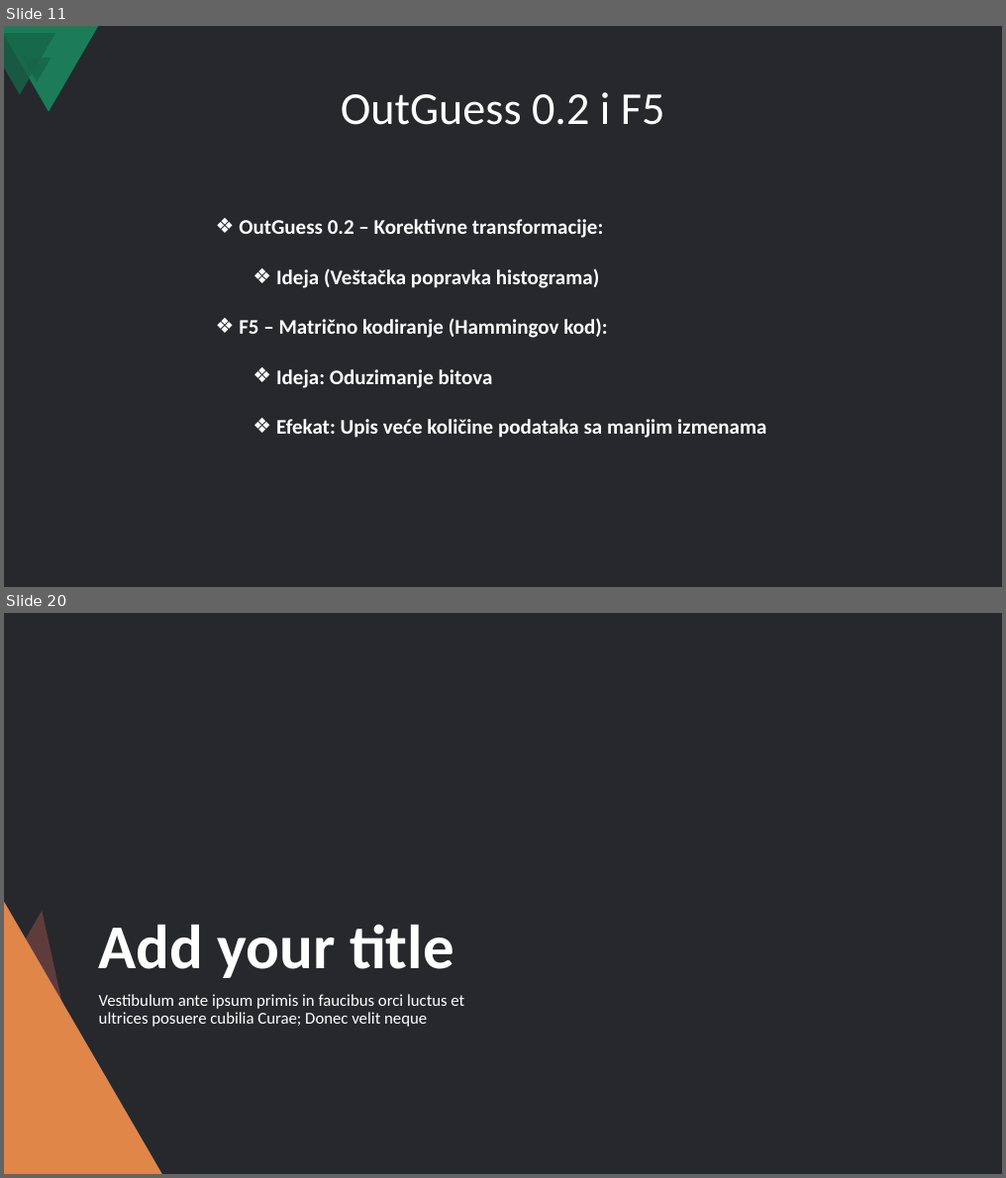
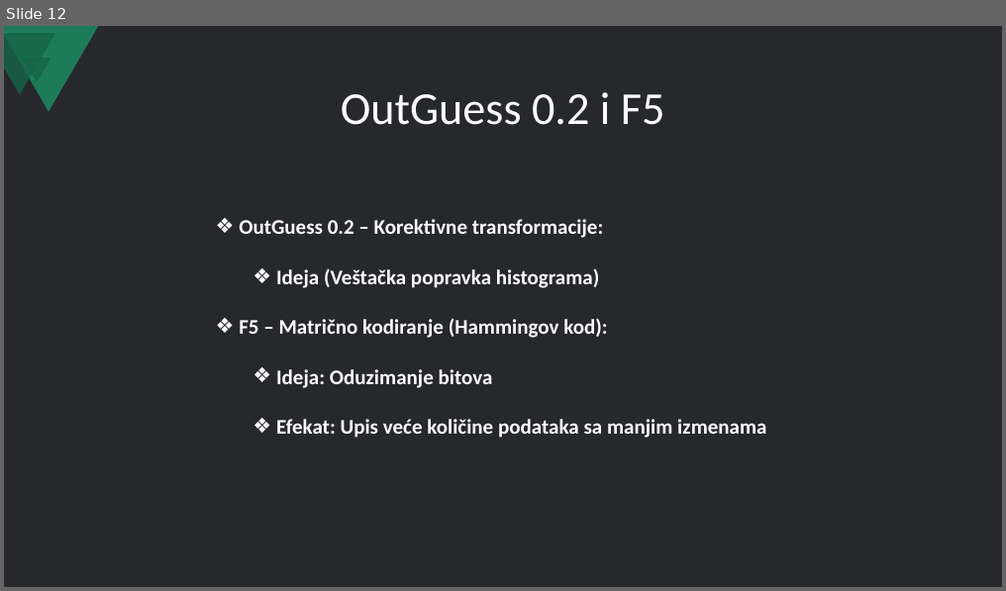
Before and after one commit to nikolasa004/Cybersecurity-Project, a slide deck: Steganography/Steganografija i LSB skrivanje poruka u slikama.pptx. Shown one above the other, each under a label of ours: slides 11 and 20 before the commit, slide 12 after it; the slides between them are not shown. The pictures are 1006x1178 and 1006x591 pixels, drawn with LibreOffice and Linux fonts; fonts in the diff are those of the drawing. Boxes give left, top, right and bottom in pixels: in the first picture for what was removed or moved away, otherwise in the second. Text is boxed around its words. In the diff, an @@ line names an element or a change of style, - is before the commit and + after.

```diff
--- a/Steganography/Steganografija i LSB skrivanje poruka u slikama.pptx
+++ b/Steganography/Steganografija i LSB skrivanje poruka u slikama.pptx
@@ slide 20 removed at (4,613,1002,1174), background #27282C @@
@@ freeform shape removed at (4,902,162,1174) @@
@@ freeform shape removed at (4,911,100,1174) @@
@@ title removed at (99,924,454,978) @@
-Add your title
@@ text removed at (99,994,464,1027) @@
-Vestibulum ante ipsum primis in faucibus orci luctus et ultrices posuere cubilia Curae; Donec velit neque
@@ what was slide 11 is now slide 12 @@
```
Also in this commit, not shown: 2 slides changed, 1 slide added, 13 other slides removed.
